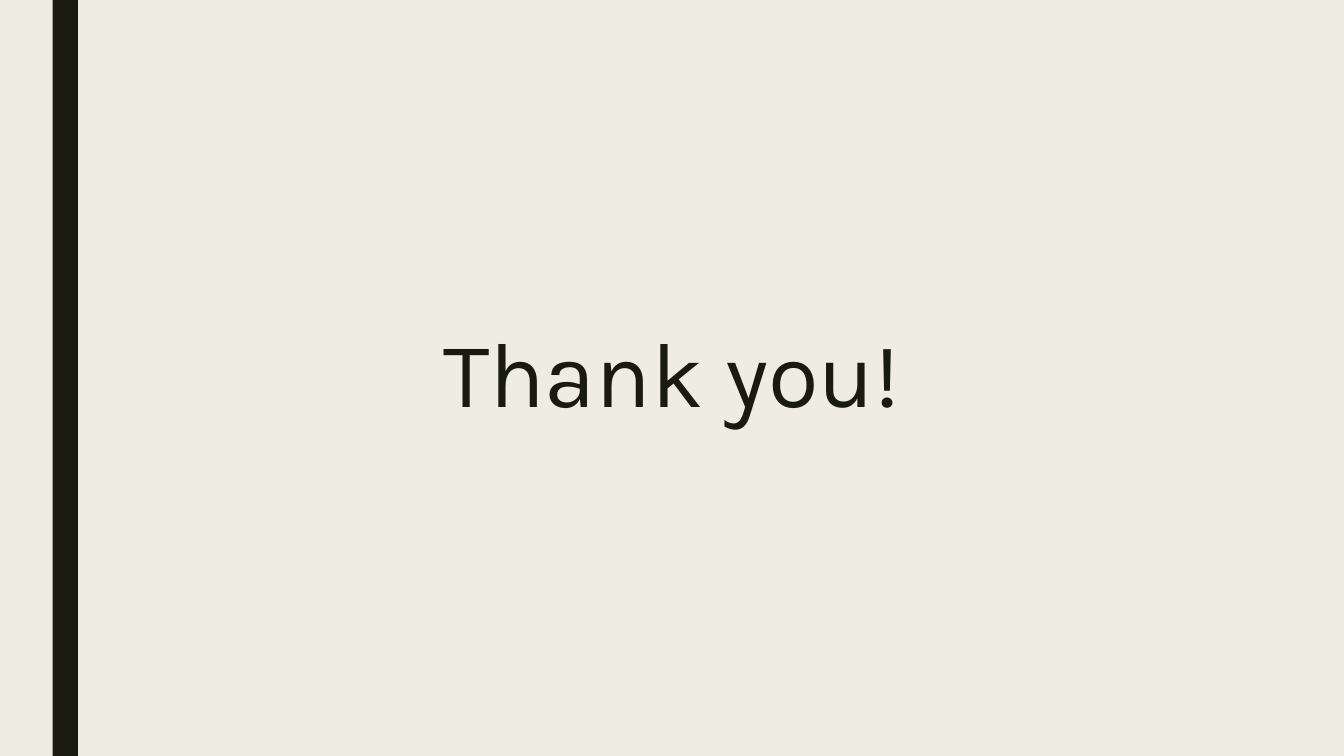
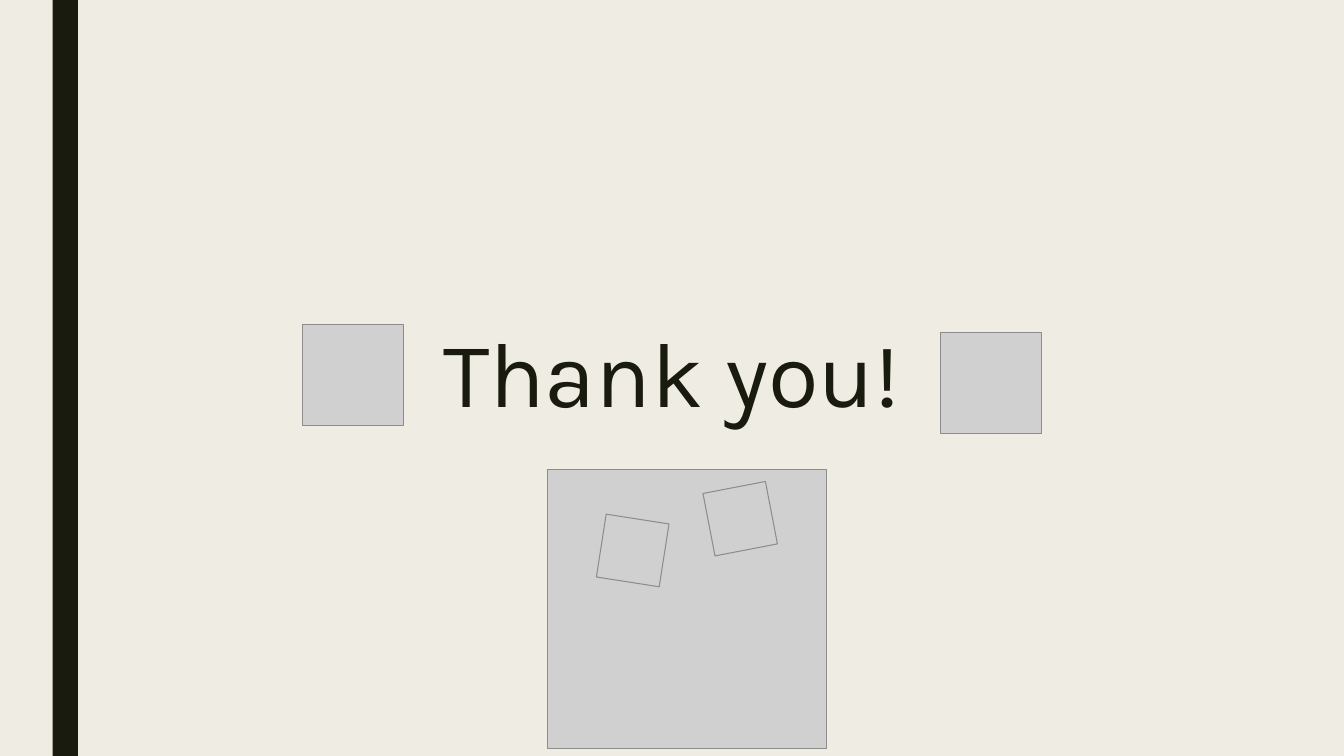
Before and after one commit to playmer/CMakePresentation, a slide deck: slide 30 of PreBuild Systems.pptx (slide 29 before the commit). Drawn at 1344x756 pixels with LibreOffice and Linux fonts; fonts in the diff are those of the drawing; grey boxes stand for pictures. Boxes give left, top, right and bottom in pixels: in the first picture for what was removed or moved away, otherwise in the second. Text is boxed around its words. In the diff, an @@ line names an element or a change of style, - is before the commit and + after.

Commit message:
Added the most important part...pictures.

```diff
--- a/PreBuild Systems.pptx
+++ b/PreBuild Systems.pptx
@@ picture added at box(302, 325, 403, 425) @@
@@ picture added at box(941, 333, 1042, 434) @@
@@ picture added at box(547, 469, 827, 748) @@
@@ picture added at box(703, 482, 778, 556) @@
@@ picture added at box(596, 515, 669, 587) @@
```
Also in this commit, not shown: 15 other slides changed, 1 slide added.
